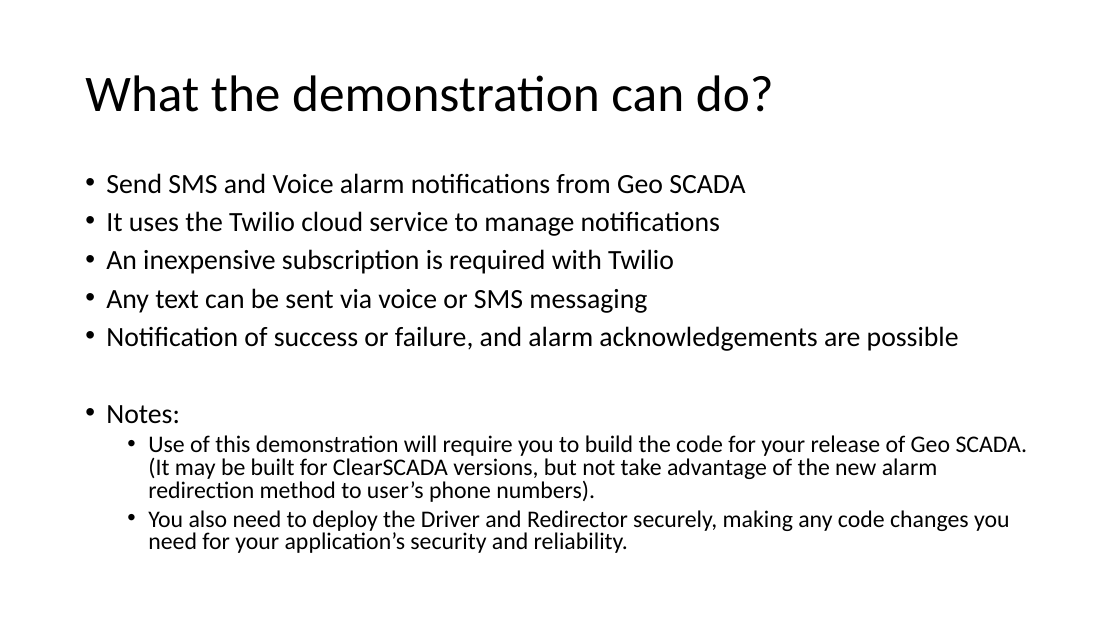
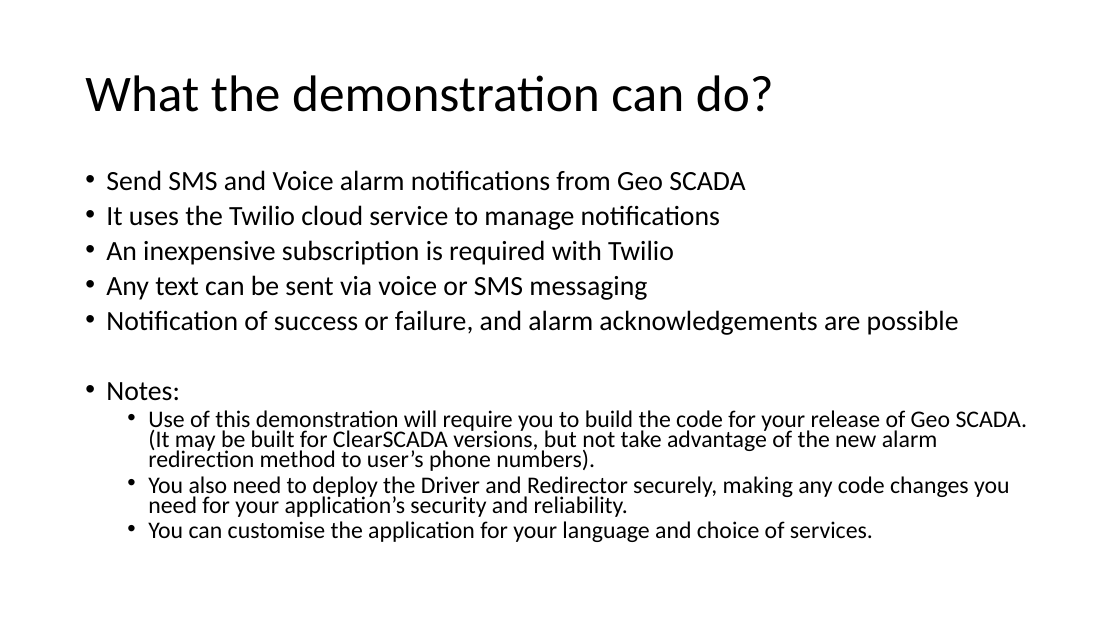
Before and after one commit to ClearSCADA/notify, a slide deck: slide 2 of NotifyDemo Description.pptx. Drawn at 1120x630 pixels with LibreOffice and Linux fonts; fonts in the diff are those of the drawing. Boxes give left, top, right and bottom in pixels: in the first picture for what was removed or moved away, otherwise in the second. Text is boxed around its words. In the diff, an @@ line names an element or a change of style, - is before the commit and + after.

Commit message:
Add Twilio flow advice
Add Twilio flow advice in powerpoint and JSON file for import

```diff
--- a/NotifyDemo Description.pptx
+++ b/NotifyDemo Description.pptx
@@ text at box(106, 170, 1028, 517): line spacing 0.8 to 0.7 @@
@@ text at box(148, 521, 873, 542): paragraph added @@
+  • You can customise the application for your language and choice of services.
```
Also in this commit, not shown: 6 other slides changed, 1 other file.
